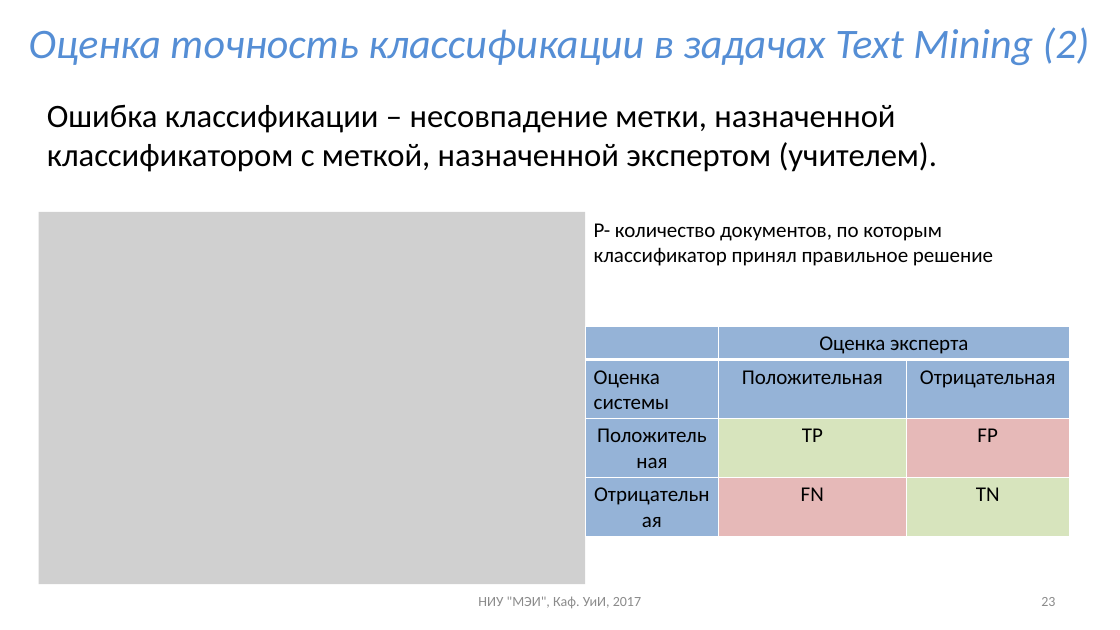
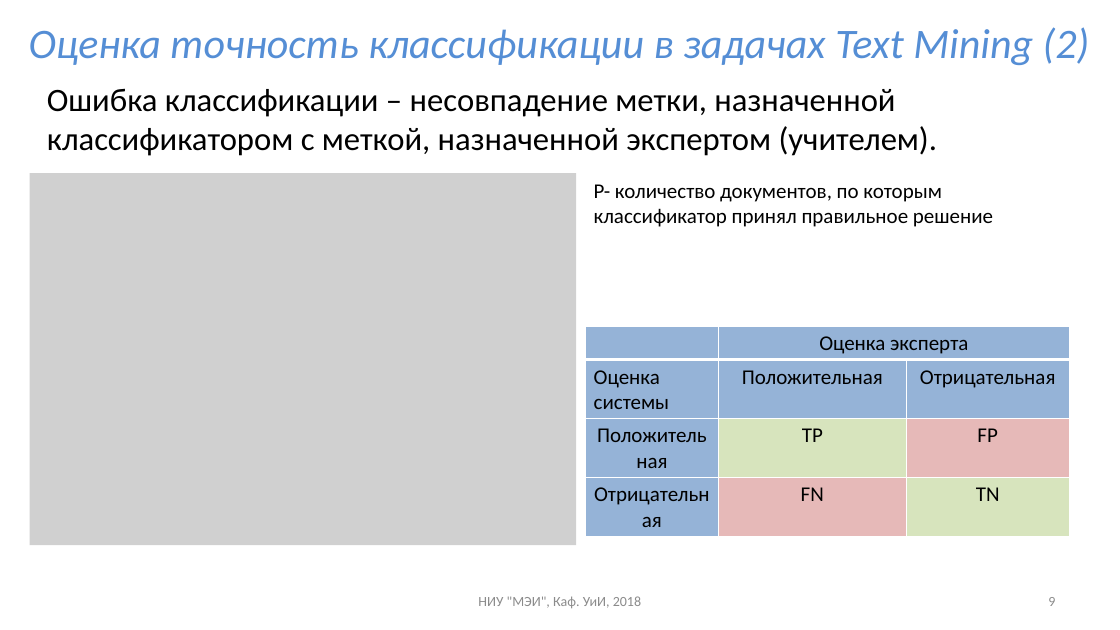
Before and after one commit to uii-mpei/uii-mpei.github.io, a slide deck: slide 9 of study/courses/iis/IIS_lec_2.pptx (slide 23 before the commit). Drawn at 1120x630 pixels with LibreOffice and Linux fonts; fonts in the diff are those of the drawing; grey boxes stand for pictures. Boxes give left, top, right and bottom in pixels: in the first picture for what was removed or moved away, otherwise in the second. Text is boxed around its words. In the diff, an @@ line names an element or a change of style, - is before the commit and + after.

```diff
--- a/study/courses/iis/IIS_lec_2.pptx
+++ b/study/courses/iis/IIS_lec_2.pptx
@@ text "Ошибка классификации – несовпадение метки, ..." moved from (x1=47, y1=104, x2=938, y2=172) to (x1=47, y1=88, x2=938, y2=156) @@
@@ picture moved from (x1=39, y1=212, x2=586, y2=584) to (x1=29, y1=173, x2=576, y2=545) @@
@@ text "P- количество документов, по которым ..." moved from (x1=594, y1=223, x2=993, y2=266) to (x1=594, y1=184, x2=993, y2=227) @@
@@ text at (x1=478, y1=596, x2=641, y2=608): text changed @@
-НИУ "МЭИ", Каф. УиИ, 2017
+НИУ "МЭИ", Каф. УиИ, 2018
@@ page number at (x1=1048, y1=597, x2=1055, y2=606): text changed @@
-23
+9
```
Also in this commit, not shown: 7 other slides changed, 7 slides added, 15 slides removed, 2 other files.
